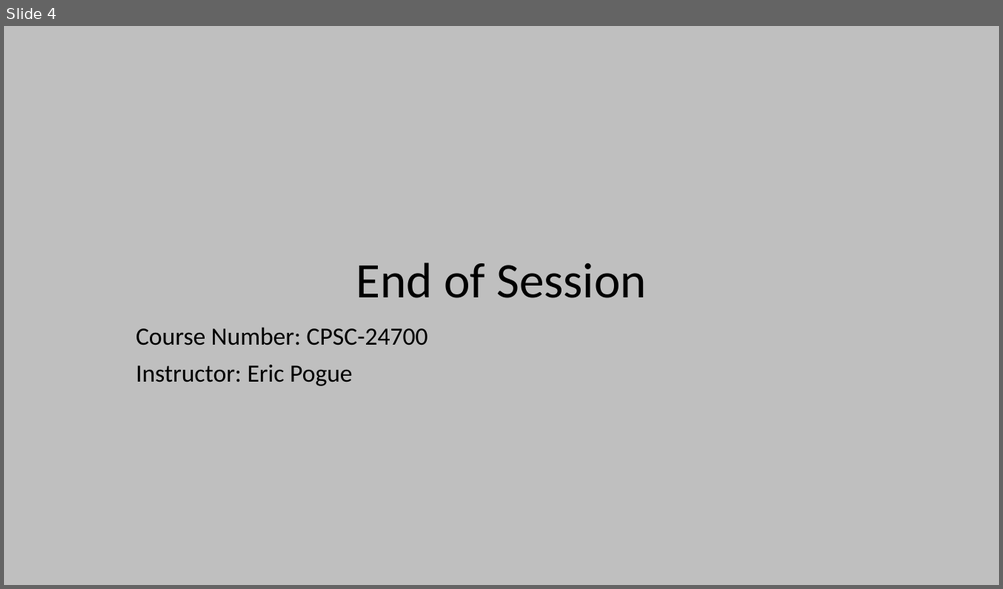
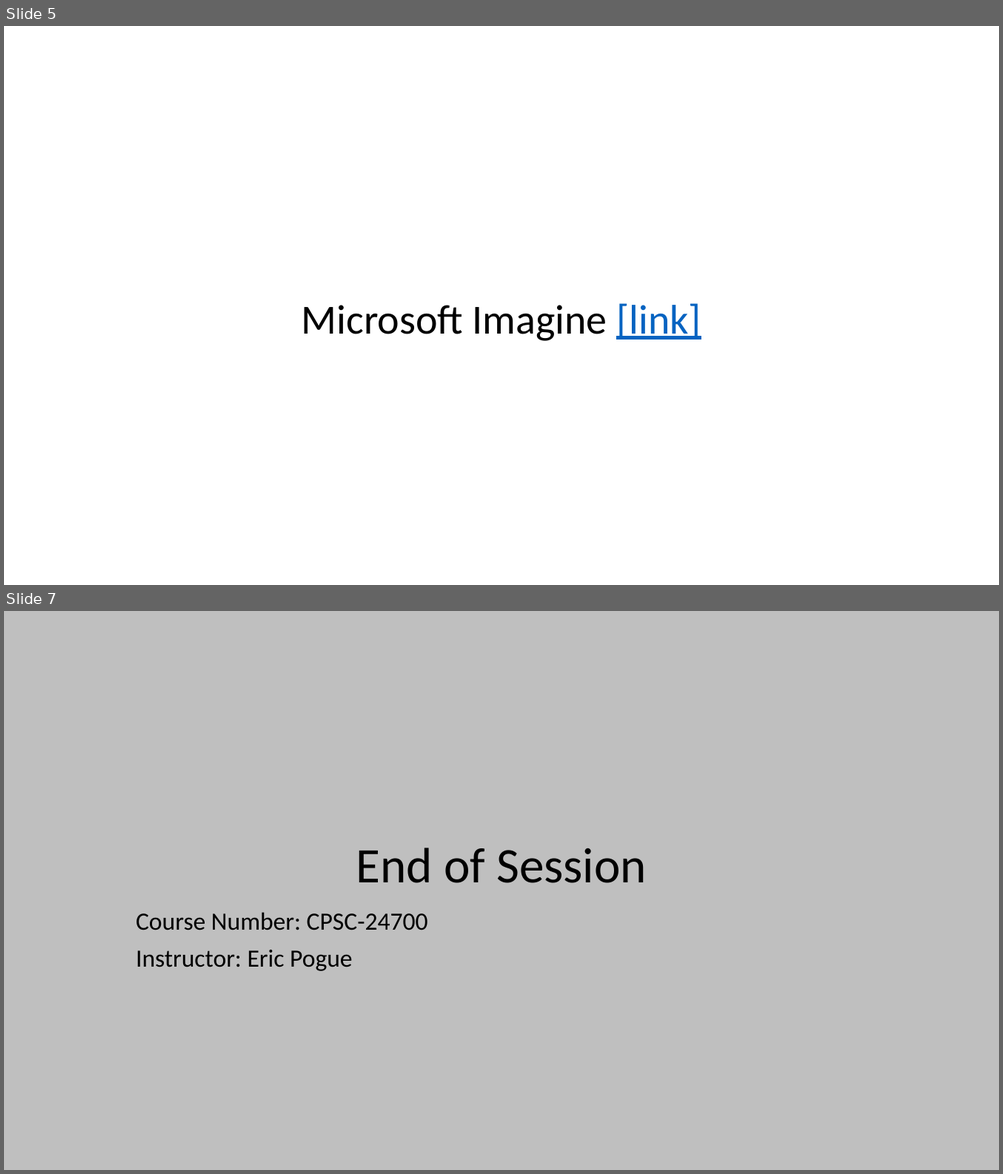
Before and after one commit to EricJPogue/www-epogue-info, a slide deck: CPSC-24700/Presentations/session-34.pptx. Shown one above the other, each under a label of ours: slide 4 before the commit, slides 5 and 7 after it; the slides between them are not shown. The pictures are 1003x589 and 1003x1174 pixels, drawn with LibreOffice and Linux fonts; fonts in the diff are those of the drawing. Boxes give left, top, right and bottom in pixels: in the first picture for what was removed or moved away, otherwise in the second. Text is boxed around its words. In the diff, an @@ line names an element or a change of style, - is before the commit and + after.

```diff
--- a/CPSC-24700/Presentations/session-34.pptx
+++ b/CPSC-24700/Presentations/session-34.pptx
@@ slide 5 added at bbox=[4, 26, 999, 585], background #FFFFFF @@
@@ title added at bbox=[301, 304, 701, 341], 40 pt, text #000000 @@
+Microsoft Imagine [link]
@@ what was slide 4 is now slide 7 @@
```
Also in this commit, not shown: 3 slides changed, 2 other slides added, 1 other file.
